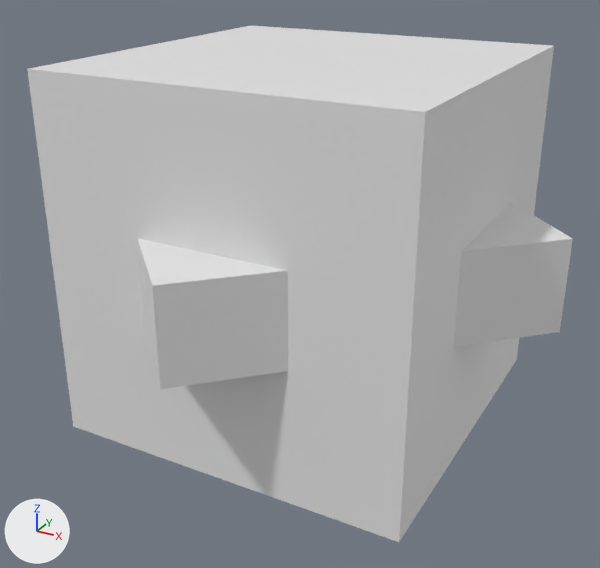
A saved change to the FBX model rts-sandbox-src/Assets/Models/WarriorCube.fbx.
Rendered twice from a camera (50 mm lens) standing at (1.036, -1.952, 0.825) and looking at (-0.004, -0.062, -0.12). Lighting does not change. The marker at lower left points along +X, +Y and +Z. The picture after the commit comes second. Where no turn or scale is listed for an object, it has been applied to the vertices.

The first picture shows 'Warrior Cube'.
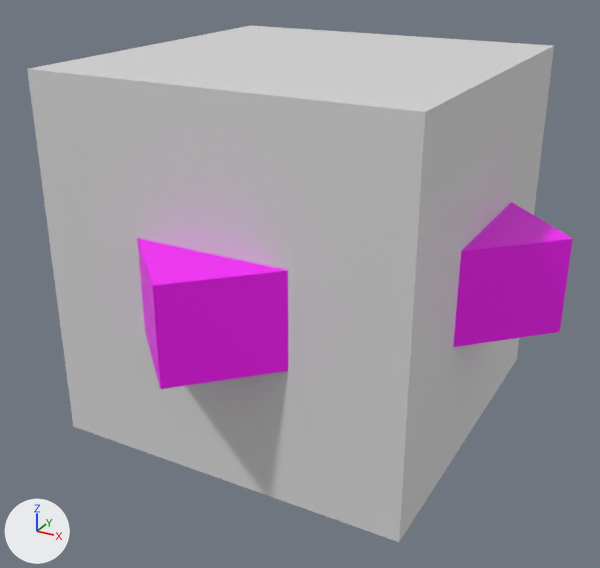
Boxes [x1, y1, x2, y2] around the edits, measured in the pictures (600 x 568 px):
```json
{"part": 1, "of": "me_cube_001", "change": "recoloured", "before": [28, 26, 549, 519], "after": [28, 26, 549, 519], "on screen": "white to light grey"}
{"part": 2, "of": "me_cube_001", "change": "recoloured", "before": [137, 238, 288, 389], "after": [137, 238, 288, 389], "on screen": "white to pink"}
{"part": 3, "of": "me_cube_001", "change": "recoloured", "before": [453, 202, 573, 347], "after": [453, 202, 573, 347], "on screen": "white to pink"}
```

The change, as JSON lines over the scene's bpy script:
```json
{"op": "add", "block": "mat_warriorcube_base", "code": ["mat_warriorcube_base = principled_material('WarriorCube_base')", "mat_warriorcube_base.base_color = (0.7, 0.7, 0.7)  # light grey #dadada"]}
{"op": "add", "block": "mat_teamcolor", "code": ["mat_teamcolor = principled_material('TeamColor')", "mat_teamcolor.base_color = (1.0, 0.0, 1.0)  # pink #ff00ff"]}
{"block": "me_cube_001", "where": "me_cube_001.from_pydata(...)  # 32 vertices, 26 faces; spans x -0.707..0.707, y -0.707..0.707, z -0.5..0.5"}
{"block": "me_cube_001", "where": "# used by ob_warrior_cube; location = (0.0, 0.0, 0.0)"}
{"block": "me_cube_001", "change": "me_cube_001 part 1: all 10 faces centred in x -0.5..0.5, y -0.5..0.5, z -0.5..0.5 switch from mat_material_001 (white #e7e7e7) to mat_warriorcube_base (light grey #dadada)"}
{"block": "me_cube_001", "change": "me_cube_001 part 2: all 4 faces centred in x -0.104..0.104, y -0.604..-0.569, z -0.125..0.125 switch from mat_material_001 (white #e7e7e7) to mat_teamcolor (pink #ff00ff)"}
{"block": "me_cube_001", "change": "me_cube_001 part 3: all 4 faces centred in x 0.569..0.604, y -0.104..0.104, z -0.125..0.125 switch from mat_material_001 (white #e7e7e7) to mat_teamcolor (pink #ff00ff)"}
```
